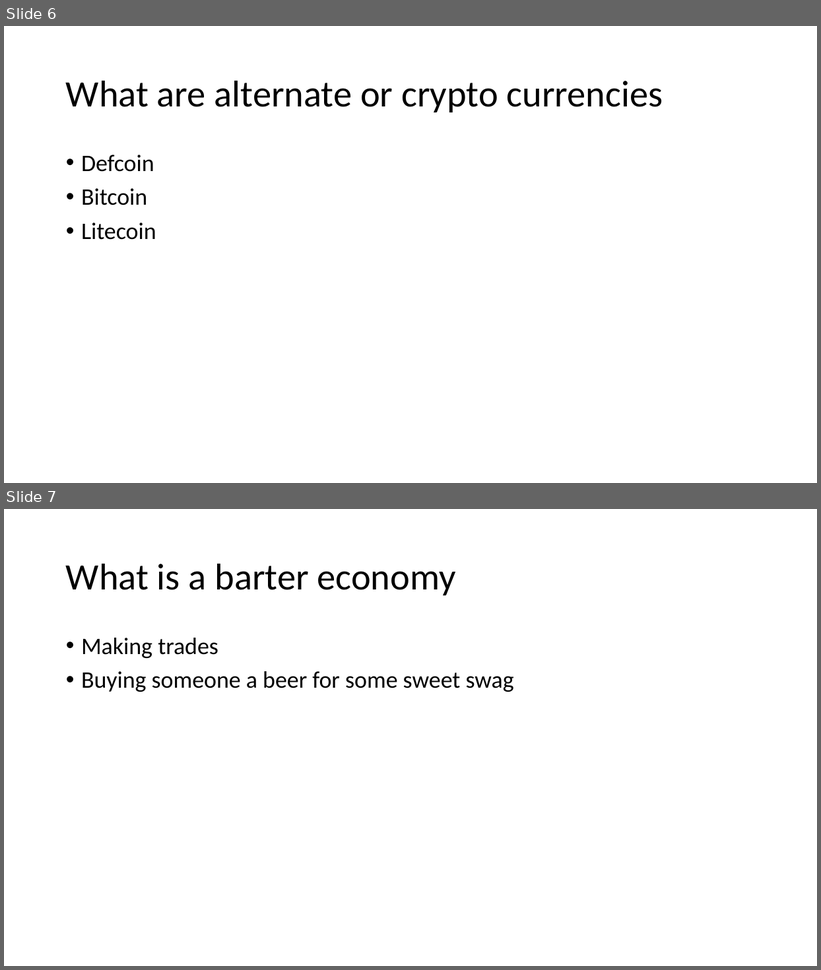
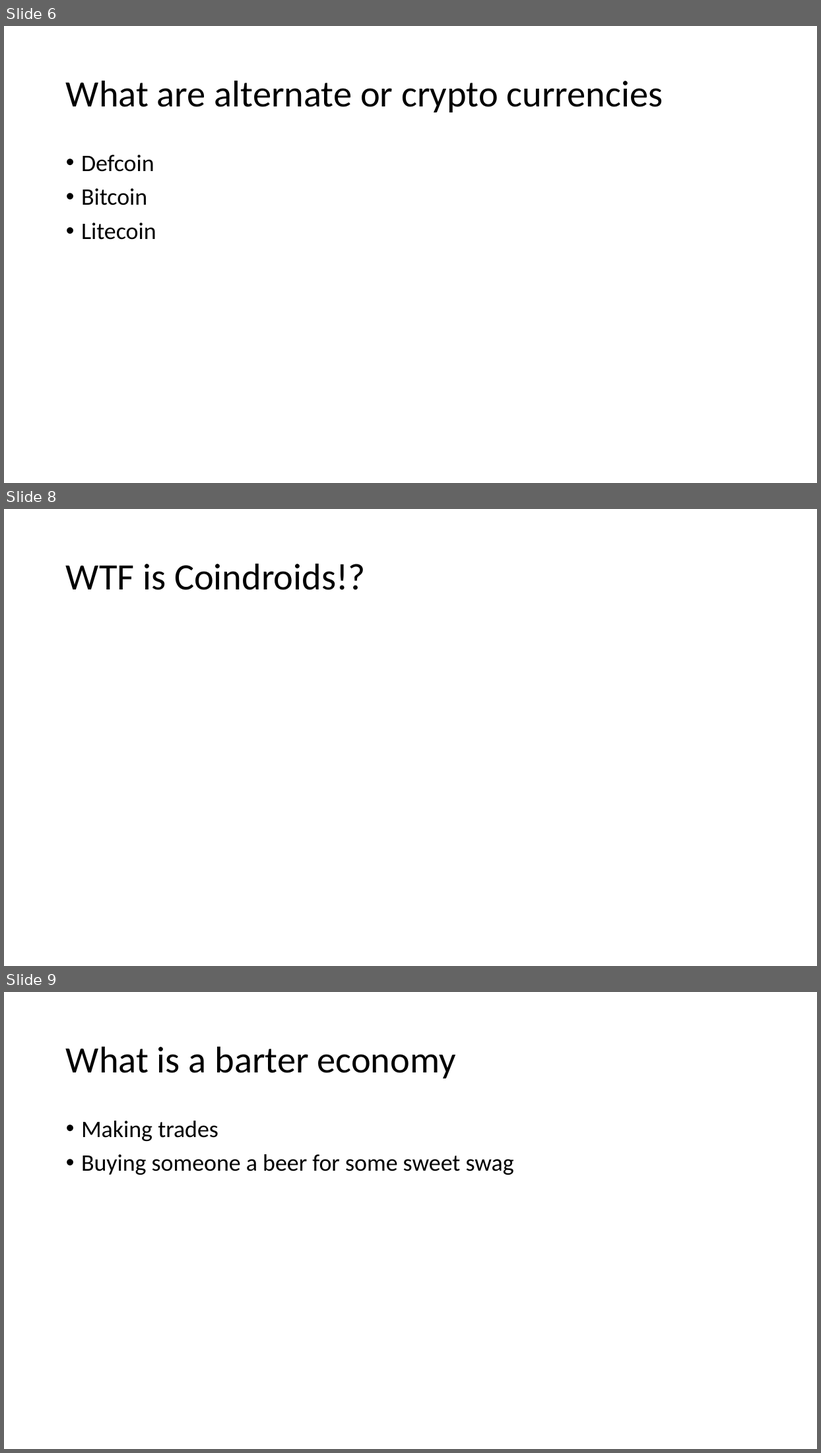
Before and after one commit to Kirball/b-sides-jax-talk, a slide deck: #BadgeLife, alternative currencies, the barter [Autosaved].pptx. Shown one above the other, each under a label of ours: slides 6 and 7 before the commit, slides 6, 8 and 9 after it; the slides between them are not shown. The pictures are 821x970 and 821x1453 pixels, drawn with LibreOffice and Linux fonts; fonts in the diff are those of the drawing. Boxes give left, top, right and bottom in pixels: in the first picture for what was removed or moved away, otherwise in the second. Text is boxed around its words. In the diff, an @@ line names an element or a change of style, - is before the commit and + after.

```diff
--- a/#BadgeLife, alternative currencies, the barter [Autosaved].pptx
+++ b/#BadgeLife, alternative currencies, the barter [Autosaved].pptx
@@ slide 8 added at (4,509,817,966), background #FFFFFF @@
@@ title added at (66,563,366,590), 44 pt, text #000000 @@
+WTF is Coindroids!?
@@ what was slide 7 is now slide 9 @@
```
Also in this commit, not shown: 1 slide changed, 3 other slides added, 1 slide removed.
